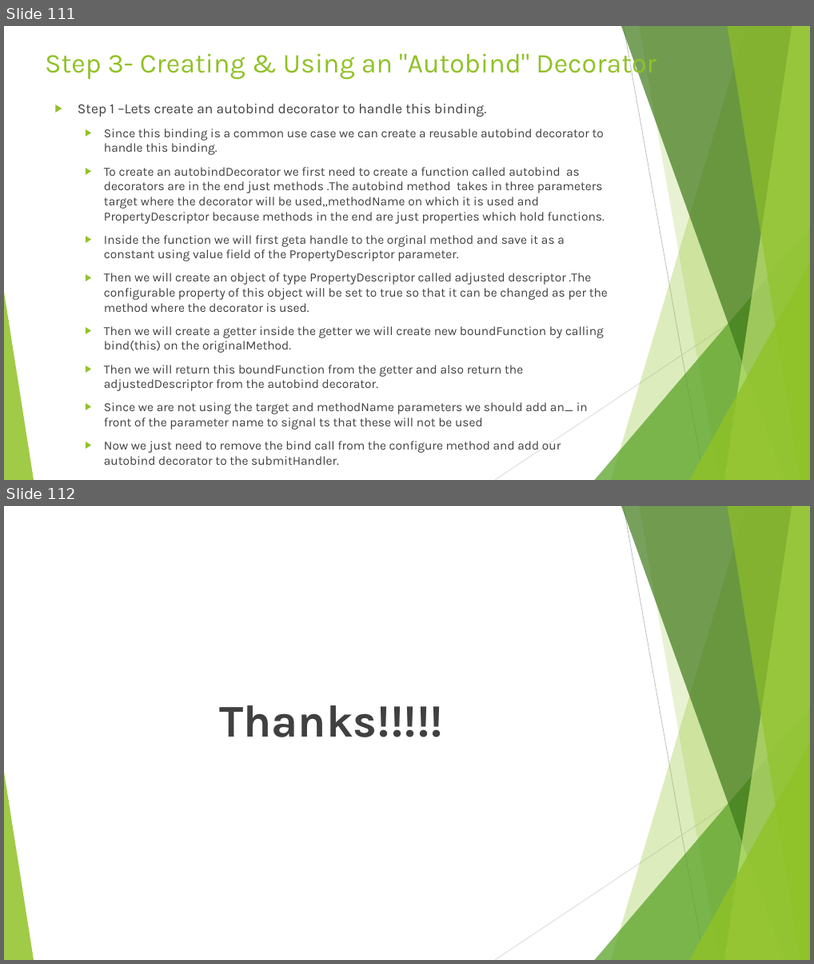
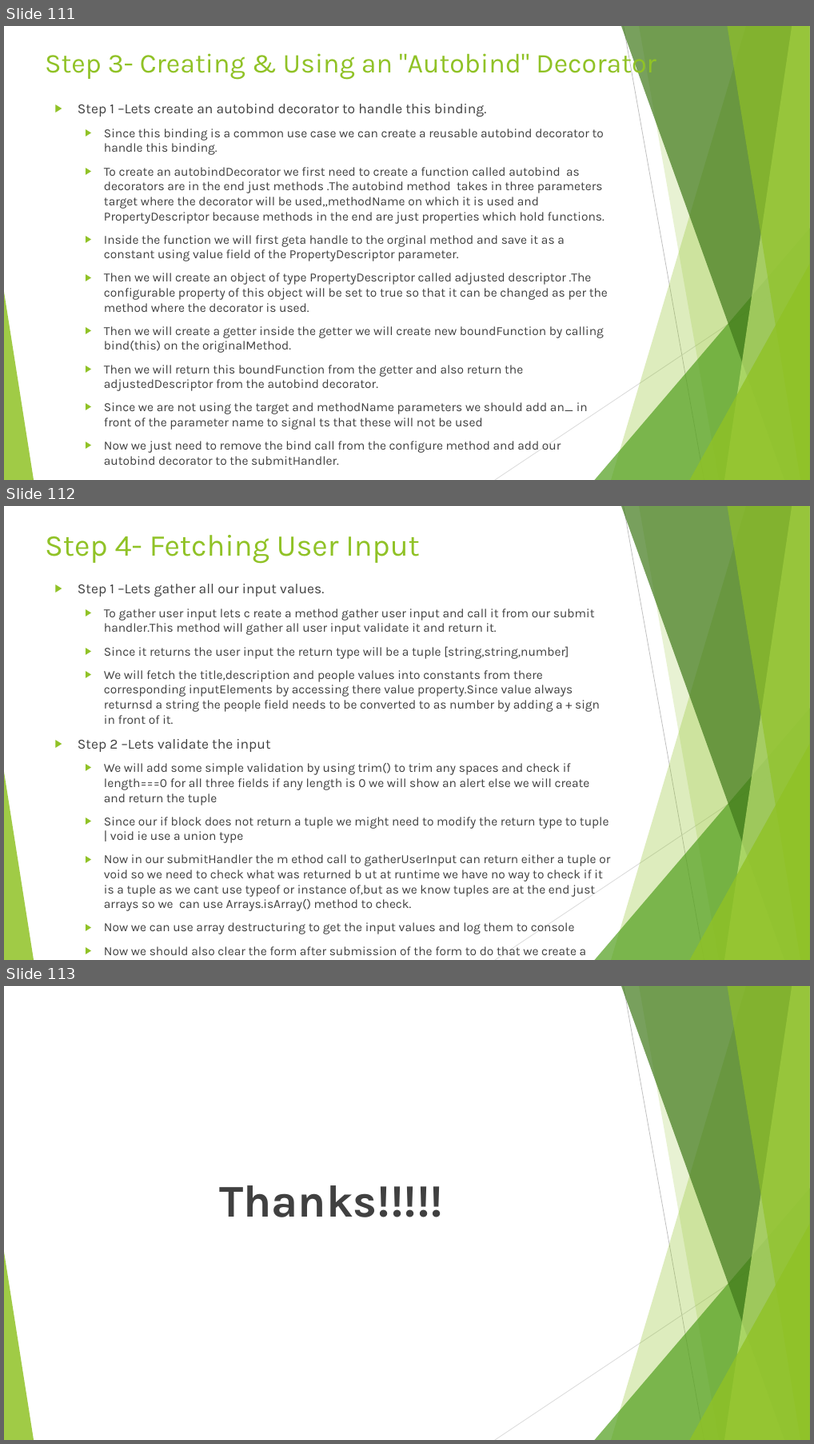
Before and after one commit to rudhrainfogain/TypeScript, a slide deck: PPT/TypeScriptv9.pptx. Shown one above the other, each under a label of ours: slides 111 and 112 before the commit, slides 111, 112 and 113 after it. The pictures are 814x964 and 814x1444 pixels, drawn with LibreOffice and Linux fonts; fonts in the diff are those of the drawing. Boxes give left, top, right and bottom in pixels: in the first picture for what was removed or moved away, otherwise in the second. Text is boxed around its words. In the diff, an @@ line names an element or a change of style, - is before the commit and + after.

Commit message:
Step 4- Fetching User Input

```diff
--- a/PPT/TypeScriptv9.pptx
+++ b/PPT/TypeScriptv9.pptx
@@ slide 112 added at [4,506,810,960], background #FFFFFF; not listed: 10 template elements that a slide beside it also shows @@
@@ title added at [45,535,420,563], 36 pt, text #90C226 @@
+Step 4- Fetching User Input
@@ text added at [78,584,610,955], 14.8 pt, text #404040 @@
+▶ Step 1 –Lets gather all our input values.
+  ▶ To gather user input lets c reate a method gather user input and call it from our submit handler.This method will gather all user input validate it and return it.
+  ▶ Since it returns the user input the return type will be a tuple [string,string,number]
+  ▶ We will fetch the title,description and people values into constants from there corresponding inputElements by accessing there value property.Since value always returnsd a string the people field needs to be converted to as number by adding a + sign in front of it.
+▶ Step 2 –Lets validate the input
+  ▶ We will add some simple validation by using trim() to trim any spaces and check if length===0 for all three fields if any length is 0 we will show an alert else we will create and return the tuple
+  ▶ Since our if block does not return a tuple we might need to modify the return type to tuple | void ie use a union type
+  ▶ Now in our submitHandler the m ethod call to gatherUserInput can return either a tuple or void so we need to check what was returned b ut at runtime we have no way to check if it is a tuple as we cant use typeof or instance of,but as we know tuples are at the end just arrays so we can use Arrays.isArray() method to check.
+  ▶ Now we can use array destructuring to get the input values and log them to console
+  ▶ Now we should also clear the form after submission of the form to do that we create a new method clearInput and call it from the submit handler.This method will simply set the input field value property to ‘’
@@ what was slide 112 is now slide 113 @@
```
Also in this commit, not shown: 2 other files.
